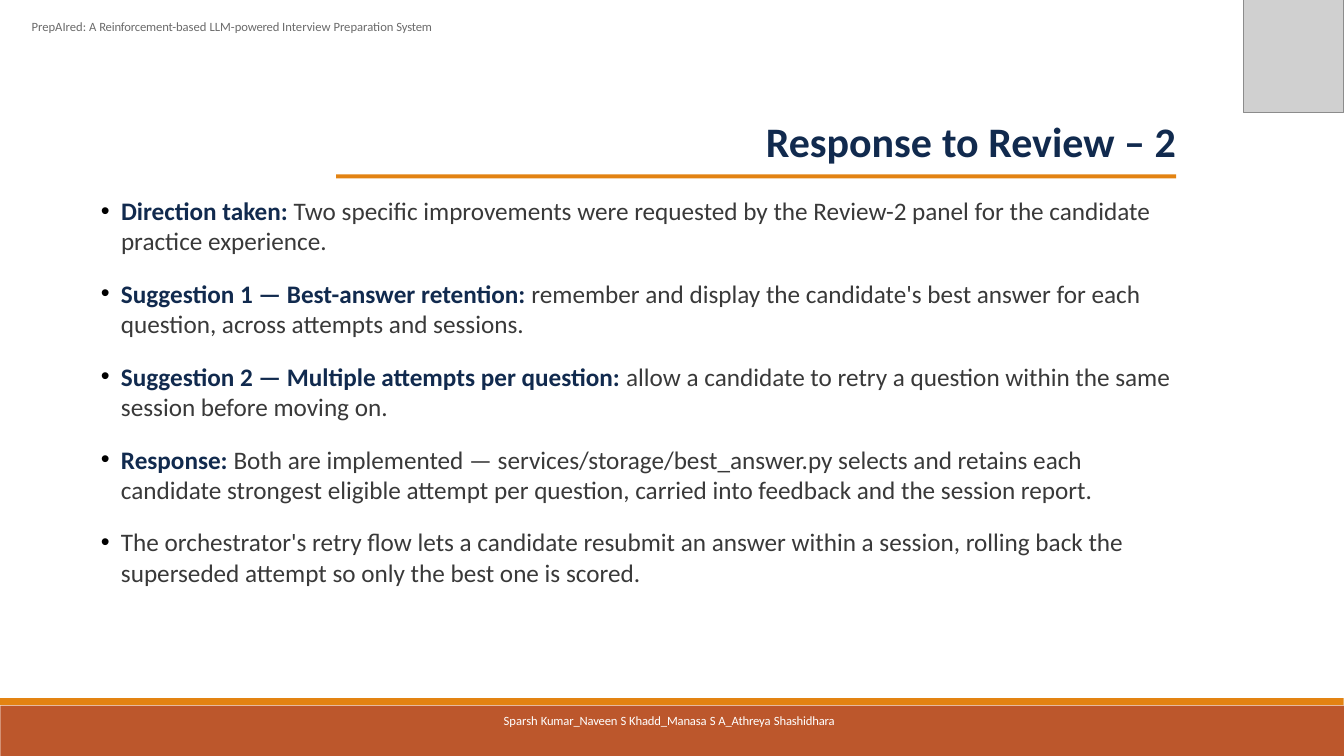
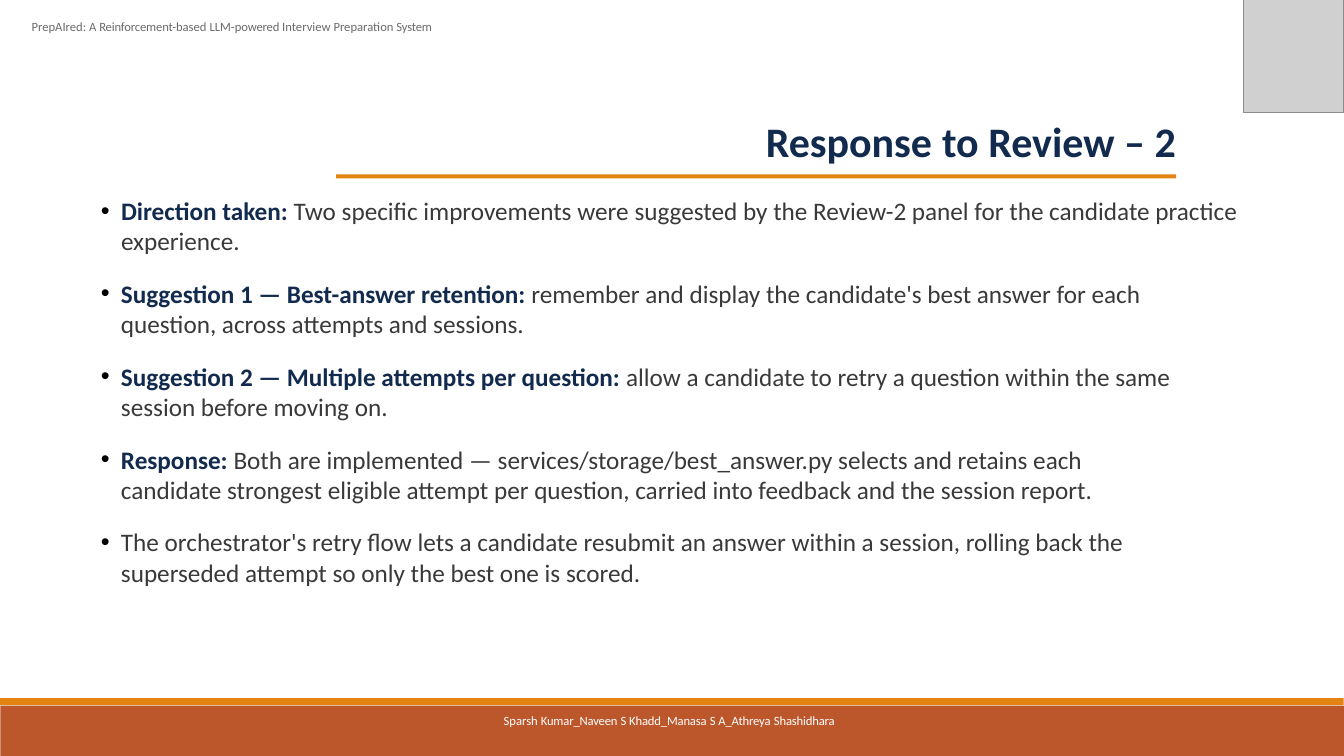
Before and after one commit to sparshkumar1/capstoneProject, a slide deck: slide 4 of final_deliverables/04_Final_Presentation/PrepAIred_Final_Presentation.pptx. Drawn at 1344x756 pixels with LibreOffice and Linux fonts; fonts in the diff are those of the drawing; grey boxes stand for pictures. Boxes give left, top, right and bottom in pixels: in the first picture for what was removed or moved away, otherwise in the second. Text is boxed around its words. In the diff, an @@ line names an element or a change of style, - is before the commit and + after.

```diff
--- a/final_deliverables/04_Final_Presentation/PrepAIred_Final_Presentation.pptx
+++ b/final_deliverables/04_Final_Presentation/PrepAIred_Final_Presentation.pptx
@@ text at box(121, 202, 1236, 254): text changed @@
-• Direction taken: Two specific improvements were requested by the Review-2 panel for the candidate practice experience.
+• Direction taken: Two specific improvements were suggested by the Review-2 panel for the candidate practice experience.
```
Also in this commit, not shown: 8 other slides changed, 3 slides added, 2 slides removed, 19 other files.
